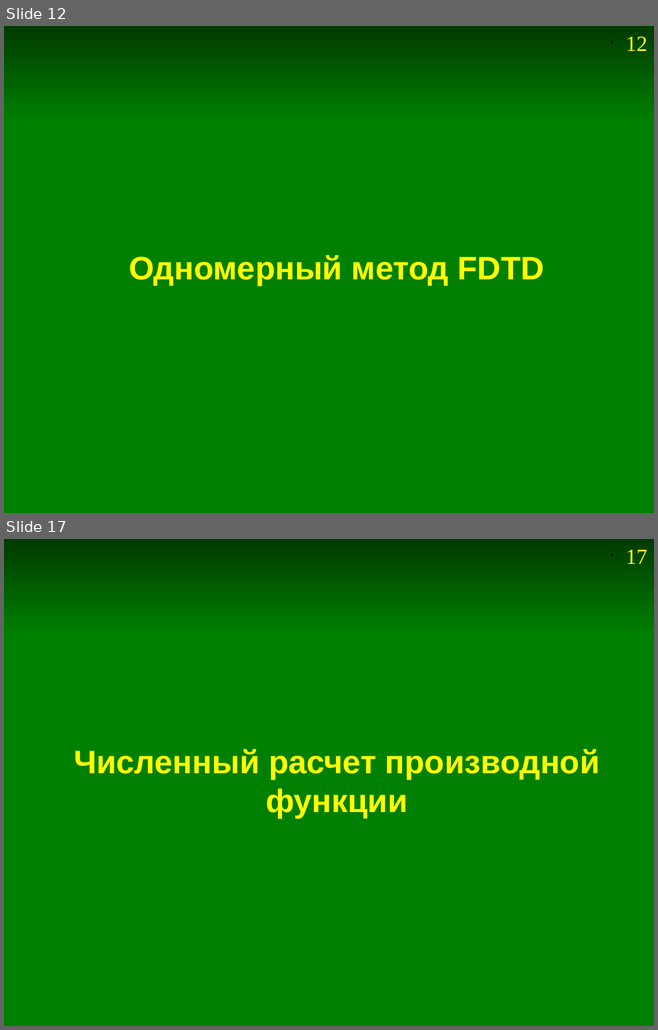
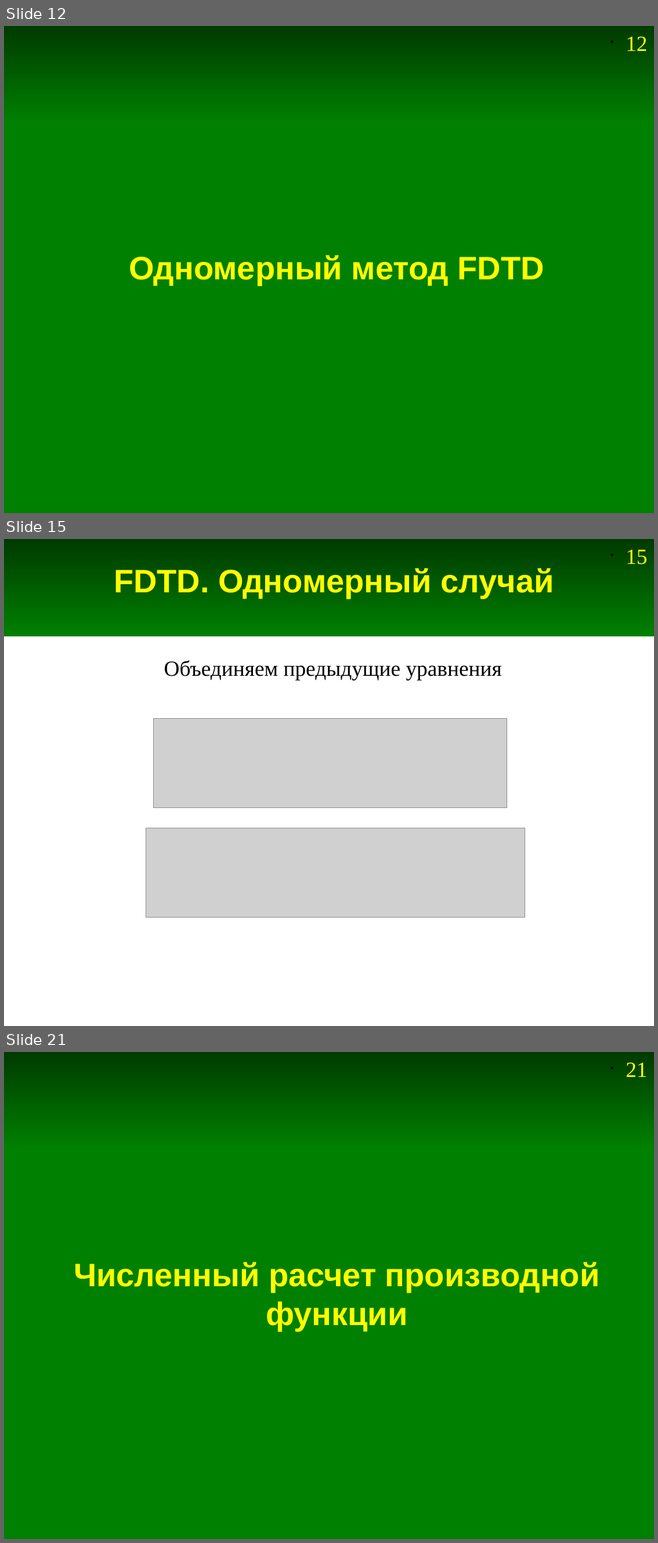
Before and after one commit to andris0147sv/modelling, a slide deck: presentations/2. FDTD.odp. Shown one above the other, each under a label of ours: slides 12 and 17 before the commit, slides 12, 15 and 21 after it; the slides between them are not shown. The pictures are 658x1030 and 658x1543 pixels, drawn with LibreOffice and Linux fonts; fonts in the diff are those of the drawing; grey boxes stand for pictures. Boxes give left, top, right and bottom in pixels: in the first picture for what was removed or moved away, otherwise in the second. Text is boxed around its words. In the diff, an @@ line names an element or a change of style, - is before the commit and + after.

```diff
--- a/presentations/2. FDTD.odp
+++ b/presentations/2. FDTD.odp
@@ slide 15 added at (4, 539, 654, 1026), background #FFFFFF; not listed: 2 template elements that a slide beside it also shows @@
@@ title added at (114, 568, 553, 598), 36 pt, text #FFFF00, bold @@
+FDTD. Одномерный случай
@@ text added at (164, 660, 502, 681), 24 pt, text #000000 @@
+Объединяем предыдущие уравнения
@@ picture added at (154, 718, 507, 808) @@
@@ picture added at (146, 828, 525, 917) @@
@@ what was slide 17 is now slide 21 @@
@@ page number at (625, 1062, 647, 1077): text changed @@
-• 17
+• 21
```
Also in this commit, not shown: 27 slides changed, 3 other slides added, 4 other files.
